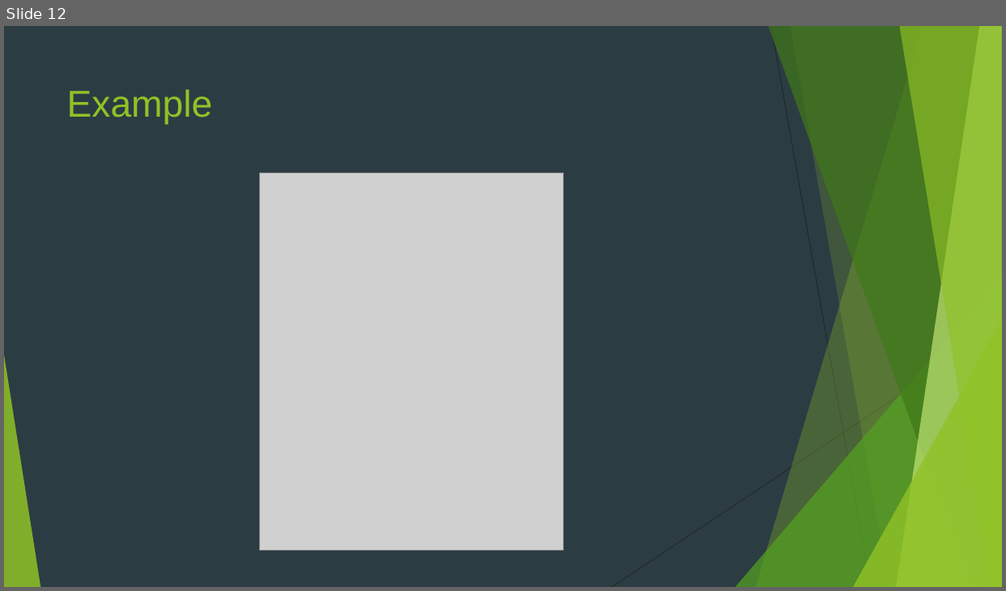
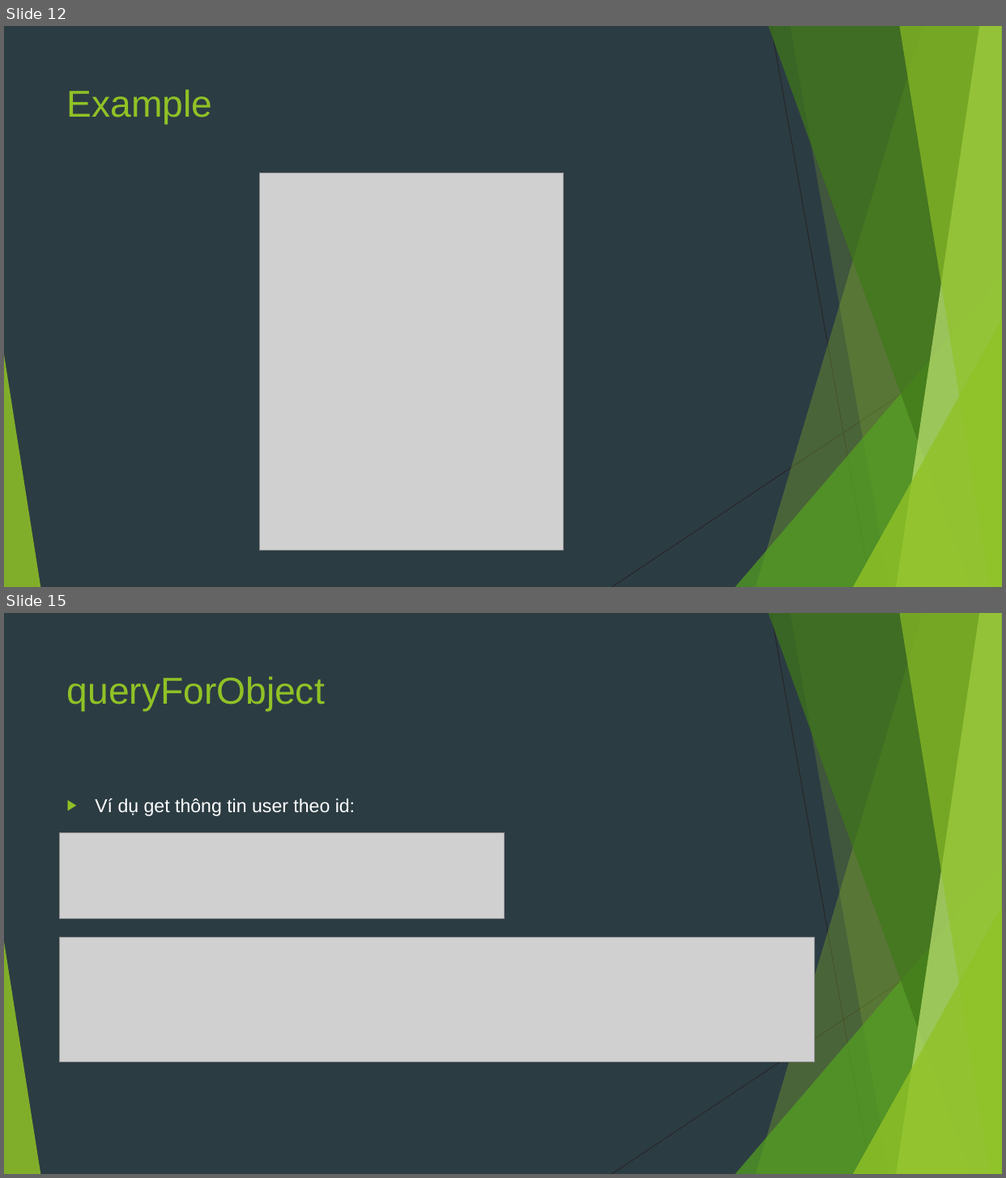
Before and after one commit to sobbingwind/SpringBoot, a slide deck: 05.JDBC.pptx. Shown one above the other, each under a label of ours: slide 12 before the commit, slides 12 and 15 after it; the slides between them are not shown. The pictures are 1006x591 and 1006x1178 pixels, drawn with LibreOffice and Linux fonts; fonts in the diff are those of the drawing; grey boxes stand for pictures. Boxes give left, top, right and bottom in pixels: in the first picture for what was removed or moved away, otherwise in the second. Text is boxed around its words. In the diff, an @@ line names an element or a change of style, - is before the commit and + after.

```diff
--- a/05.JDBC.pptx
+++ b/05.JDBC.pptx
@@ slide 15 added at bbox=[4, 613, 1002, 1174], background #2C3C43; not listed: 10 template elements that a slide beside it also shows @@
@@ title added at bbox=[67, 676, 325, 712], 36 pt, text #90C226 @@
+queryForObject
@@ text added at bbox=[95, 798, 355, 816], 18 pt, text #FFFFFF @@
+▶ Ví dụ get thông tin user theo id:
@@ picture added at bbox=[59, 833, 505, 919] @@
@@ picture added at bbox=[59, 938, 814, 1063] @@
```
Also in this commit, not shown: 1 slide changed, 14 other slides added.
